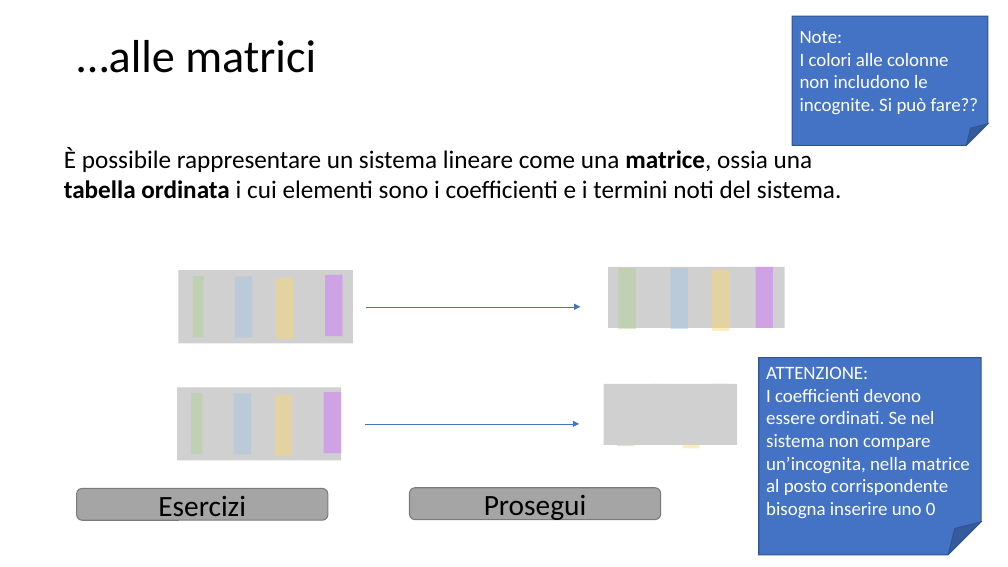
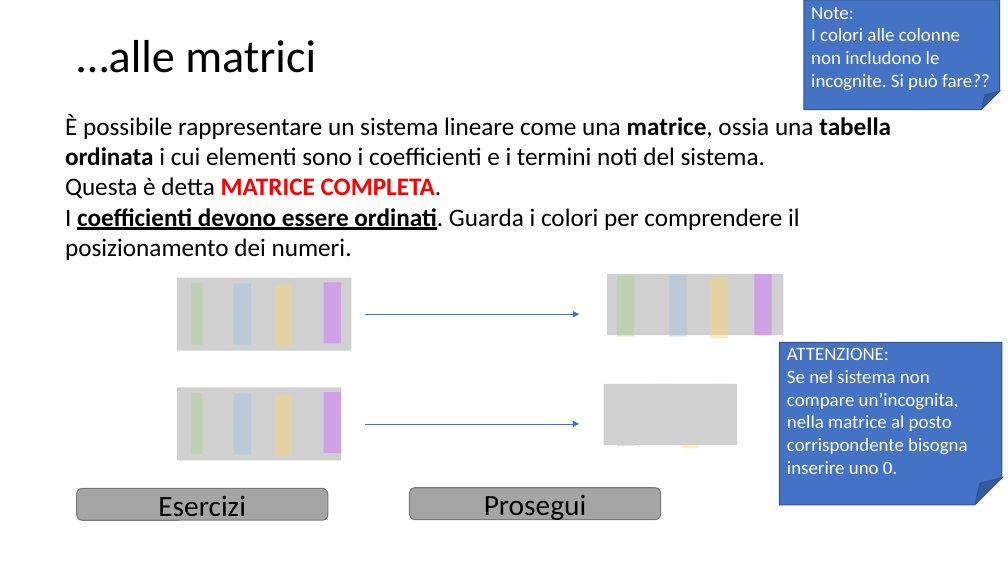
Before and after one commit to matteodelv/GaussLinearSystems, a slide deck: slide 7 of Presentazione.pptx. Drawn at 1008x567 pixels with LibreOffice and Linux fonts; fonts in the diff are those of the drawing; grey boxes stand for pictures. Boxes give left, top, right and bottom in pixels: in the first picture for what was removed or moved away, otherwise in the second. Text is boxed around its words. In the diff, an @@ line names an element or a change of style, - is before the commit and + after.

```diff
--- a/Presentazione.pptx
+++ b/Presentazione.pptx
@@ folded corner "Note:": place and size @@
-folded corner "Note:" at <box>792,16,988,145</box>
+folded corner "Note:" at <box>804,0,1000,110</box>
@@ text "È possibile rappresentare un sistema ...": place and size @@
-text "È possibile rappresentare un sistema ..." at <box>64,148,841,199</box>
+text "È possibile rappresentare un sistema ..." at <box>65,114,891,260</box>
@@ text at <box>65,177,800,260</box>: paragraphs added @@
+Questa è detta MATRICE COMPLETA.
+I coefficienti devono essere ordinati. Guarda i colori per comprendere il posizionamento dei numeri.
@@ 4 rectangles, 1 picture: place and size @@
-4 rectangles, 1 picture at <box>276,267,785,340</box>
+4 rectangles, 1 picture at <box>275,274,783,346</box>
@@ 4 rectangles, 1 picture, 1 arrow: place and size @@
-4 rectangles, 1 picture, 1 arrow at <box>178,270,730,343</box>
+4 rectangles, 1 picture, 1 arrow at <box>177,278,728,351</box>
@@ folded corner "ATTENZIONE:": place and size @@
-folded corner "ATTENZIONE:" at <box>759,358,982,555</box>
+folded corner "ATTENZIONE:" at <box>780,343,1002,505</box>
@@ text in folded corner at <box>787,370,967,474</box>: text changed @@
-I coefficienti devono essere ordinati. Se nel sistema non compare un’incognita, nella matrice al posto corrispondente bisogna inserire uno 0
+Se nel sistema non compare un’incognita, nella matrice al posto corrispondente bisogna inserire uno 0.
```
Also in this commit, not shown: 2 other slides changed, 2 slides added, 1 slide removed.
